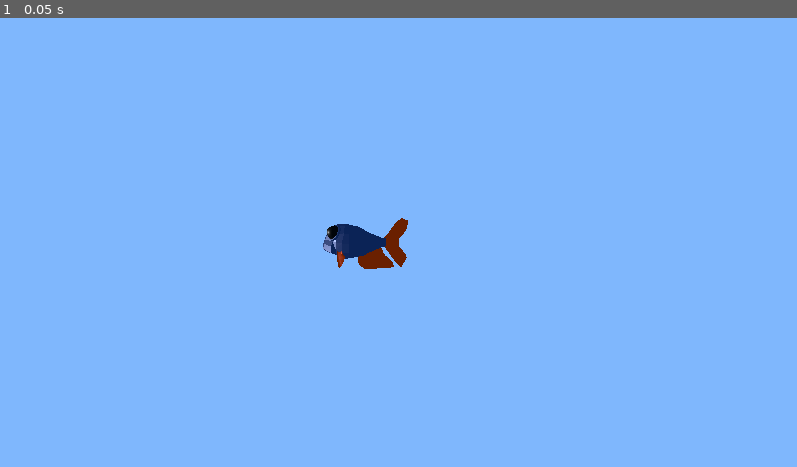
Above: before the commit, frame 1.
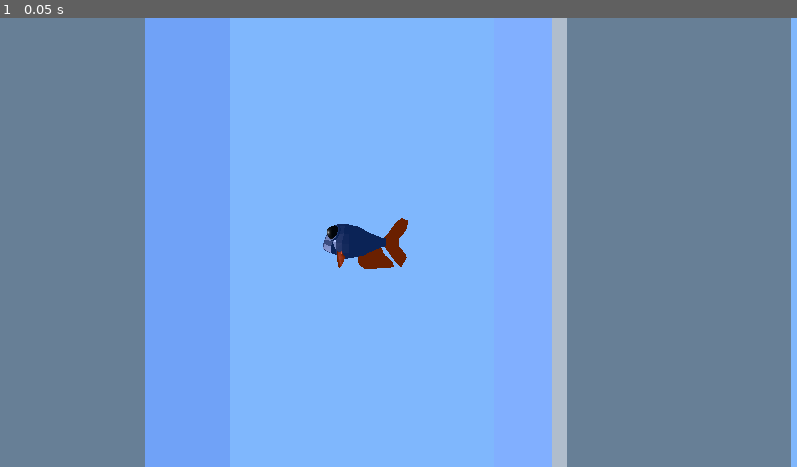
Above: after the commit, the same moment.

Repository: AstroFeline/Tanquera
Game: Godot game, scene res://Game/Levels/MainLevel.tscn
The game is run twice, just before and just after one commit, with the same random seed, the same clock (stepped at 60 frames per second) and the same inputs.
Inputs:
- Up to frame 1 (0.05 s): no input

The runs differ from the first frame. In frame 1, 48% of the frame differs, in the area x 0-100%, y 0-100%.

Commit message:
Update MainLevel.tscn

Diff:
--- a/Game/Levels/MainLevel.tscn
+++ b/Game/Levels/MainLevel.tscn
@@ -21,10 +21,15 @@
 ambient_light_energy = 1.19
 glow_enabled = true
 
+[sub_resource type="BoxShape3D" id="BoxShape3D_w6yug"]
+size = Vector3(0.001, 91.256, 29.0425)
+
+[sub_resource type="BoxMesh" id="BoxMesh_uw0mh"]
+
 [node name="MainLevel" type="Node3D"]
 
 [node name="Water" type="MeshInstance3D" parent="."]
-transform = Transform3D(5.51861, 0, 0, 0, 83.1748, 0, 0, 0, 232.772, 2.33232, 0, 0)
+transform = Transform3D(5.51861, 0, 0, 0, 83.1748, 0, 0, 0, 232.772, 2.82567, -1.29357, 0.414883)
 mesh = SubResource("BoxMesh_uyy1s")
 surface_material_override/0 = SubResource("StandardMaterial3D_lto5c")
 
@@ -44,3 +49,23 @@
 
 [node name="WorldEnvironment" type="WorldEnvironment" parent="."]
 environment = SubResource("Environment_0poln")
+
+[node name="leftwall" type="StaticBody3D" parent="."]
+transform = Transform3D(-0.991725, 0, -0.12838, 0, 1, 0, 0.12838, 0, -0.991725, 0, 0, 26.9352)
+
+[node name="CollisionShape3D" type="CollisionShape3D" parent="leftwall"]
+shape = SubResource("BoxShape3D_w6yug")
+
+[node name="MeshInstance3D" type="MeshInstance3D" parent="leftwall/CollisionShape3D"]
+transform = Transform3D(15, 0, 0, 0, 81.05, 0, 0, 0, 15, 0, 0, 0)
+mesh = SubResource("BoxMesh_uw0mh")
+
+[node name="rightwall" type="StaticBody3D" parent="."]
+transform = Transform3D(1, 0, 0, 0, 1, 0, 0, 0, 1, 0, 0, -18.7467)
+
+[node name="CollisionShape3D" type="CollisionShape3D" parent="rightwall"]
+shape = SubResource("BoxShape3D_w6yug")
+
+[node name="MeshInstance3D" type="MeshInstance3D" parent="rightwall/CollisionShape3D"]
+transform = Transform3D(15, 0, 0, 0, 81.05, 0, 0, 0, 15, 0, 0, 0)
+mesh = SubResource("BoxMesh_uw0mh")
Not shown: 1 places in Game/Levels/MainLevel.tscn that only renumber resources
